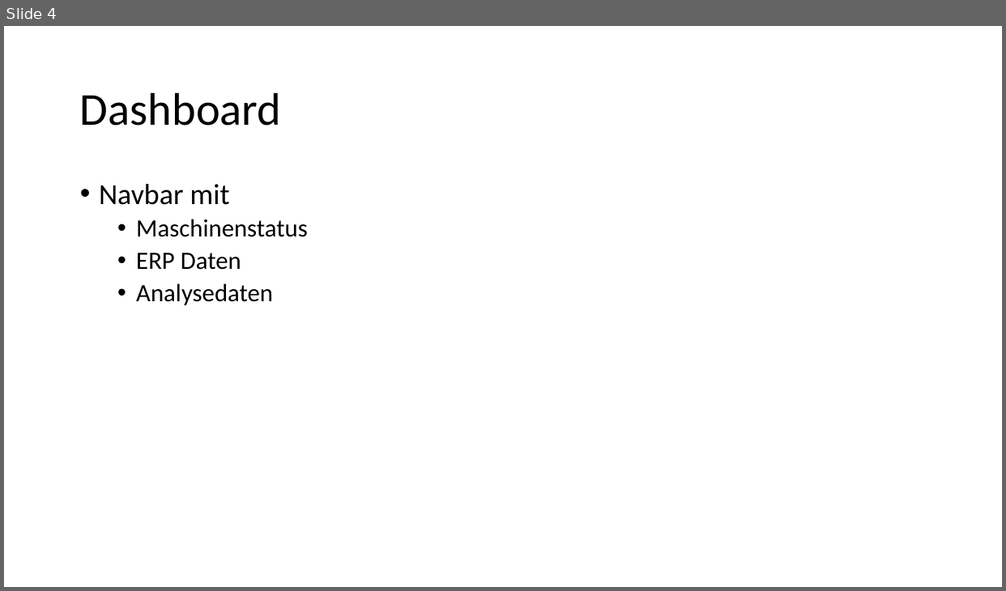
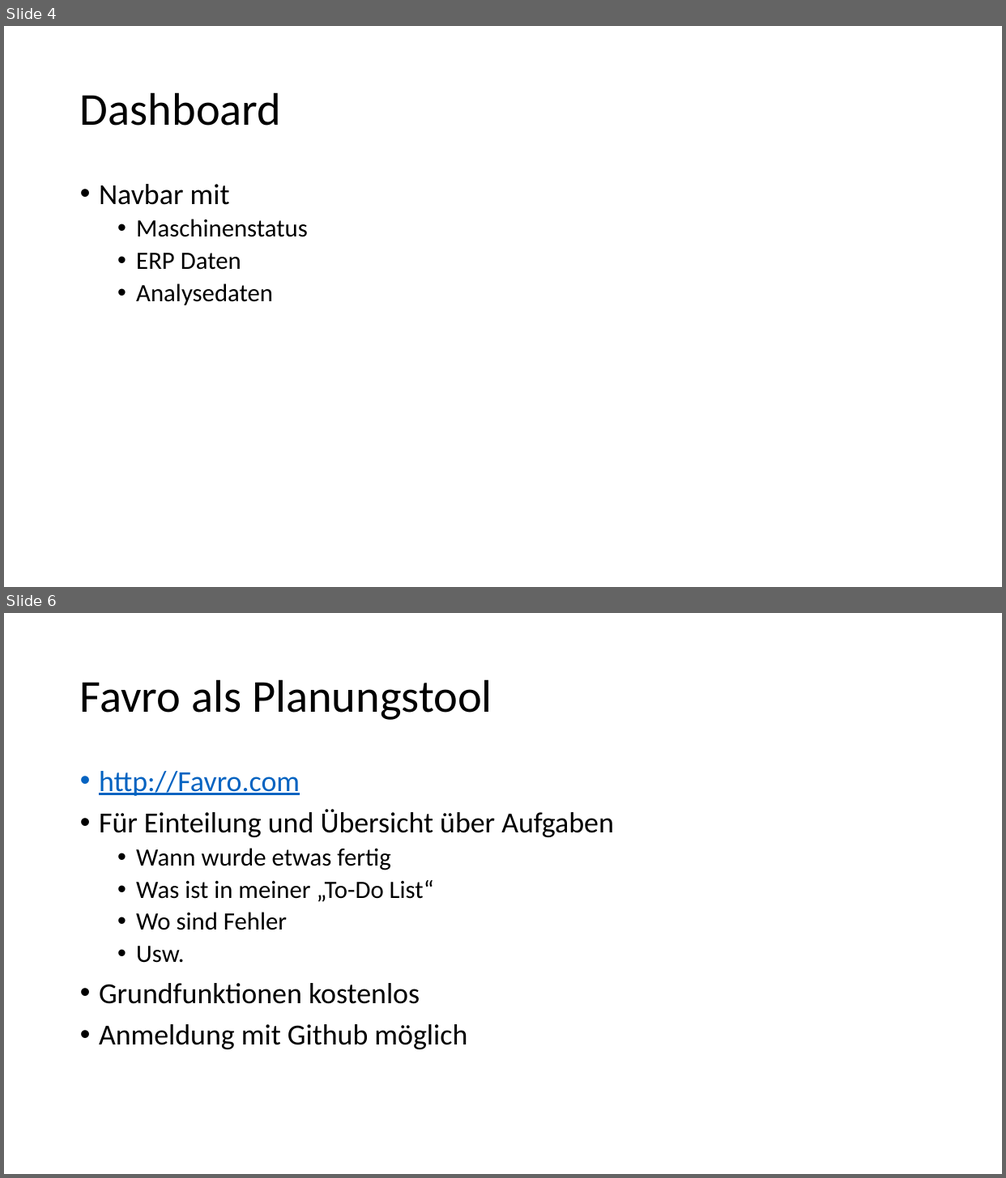
Before and after one commit to buegeleisen/dhbw_14sea_projekt, a slide deck: UI/UI_Portfolio.pptx. Shown one above the other, each under a label of ours: slide 4 before the commit, slides 4 and 6 after it; the slides between them are not shown. The pictures are 1006x591 and 1006x1178 pixels, drawn with LibreOffice and Linux fonts; fonts in the diff are those of the drawing. Boxes give left, top, right and bottom in pixels: in the first picture for what was removed or moved away, otherwise in the second. Text is boxed around its words. In the diff, an @@ line names an element or a change of style, - is before the commit and + after.

Commit message:
LineChart + Portfolio
Portfiolo erweitert
LineChart etwas generischer. (TemperatureChart -> LineChart)
Variable für die Beschreibung der Linie

```diff
--- a/UI/UI_Portfolio.pptx
+++ b/UI/UI_Portfolio.pptx
@@ slide 6 added at (4,613,1002,1174), background #FFFFFF @@
@@ title added at (80,679,492,720), 44 pt, text #000000 @@
+Favro als Planungstool
@@ text added at (99,771,614,1050), 28 pt, text #000000 @@
+• http://Favro.com
+• Für Einteilung und Übersicht über Aufgaben
+  • Wann wurde etwas fertig
+  • Was ist in meiner „To-Do List“
+  • Wo sind Fehler
+  • Usw.
+• Grundfunktionen kostenlos
+• Anmeldung mit Github möglich
```
Also in this commit, not shown: 2 other slides added, 1 slide removed, 5 other files.
